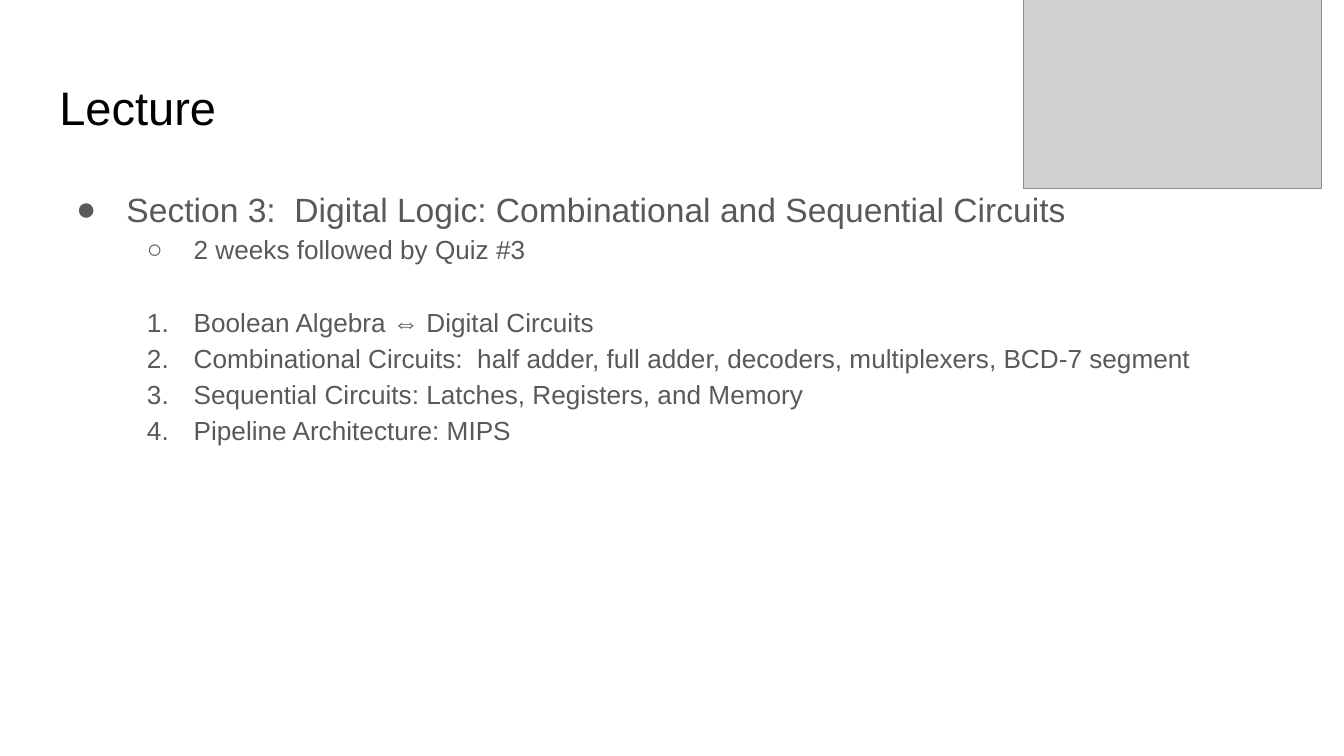
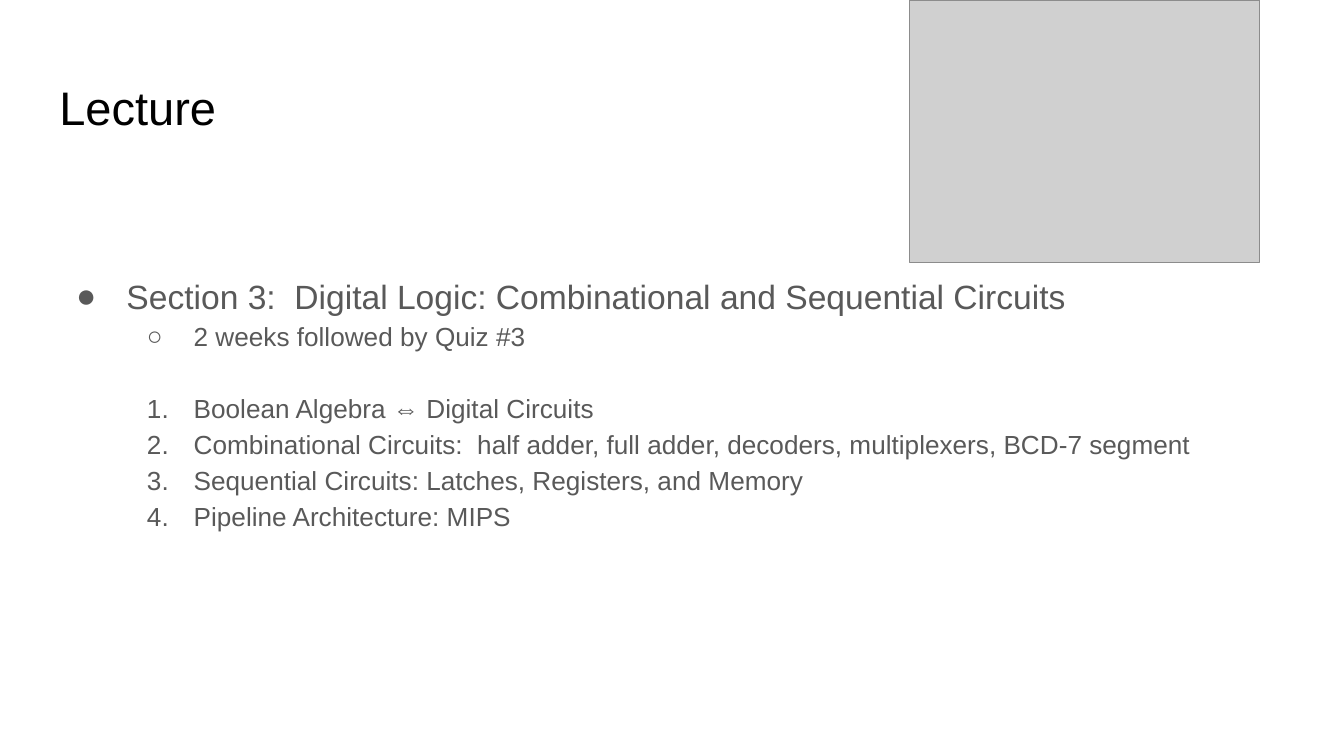
Before and after one commit to sgarcia0206/comp122-f23, a slide deck: slide 1 of digital-logic/slide_presentations/.hidden/Introduction_to_Digitial.pptx. Drawn at 1344x756 pixels with LibreOffice and Linux fonts; fonts in the diff are those of the drawing; grey boxes stand for pictures. Boxes give left, top, right and bottom in pixels: in the first picture for what was removed or moved away, otherwise in the second. Text is boxed around its words. In the diff, an @@ line names an element or a change of style, - is before the commit and + after.

```diff
--- a/digital-logic/slide_presentations/.hidden/Introduction_to_Digitial.pptx
+++ b/digital-logic/slide_presentations/.hidden/Introduction_to_Digitial.pptx
@@ picture added at [910, 0, 1261, 262] @@
@@ picture removed at [1024, 0, 1322, 190] @@
@@ text "Section 3: Digital Logic: Combinational ...": place and size @@
-text "Section 3: Digital Logic: Combinational ..." at [126, 197, 1189, 445]
+text "Section 3: Digital Logic: Combinational ..." at [126, 284, 1189, 532]
```
Also in this commit, not shown: 1 other slide changed, 2 other files.
